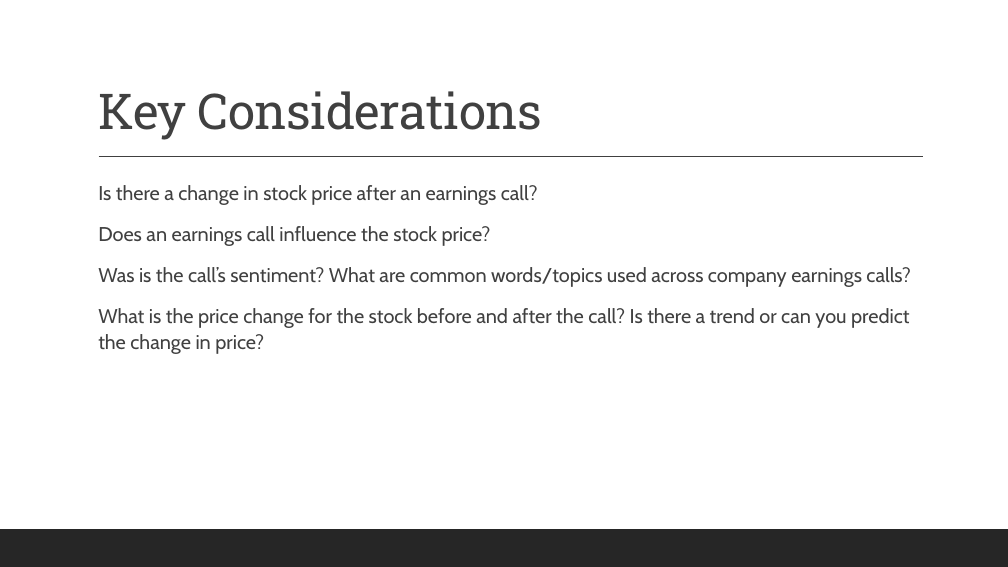
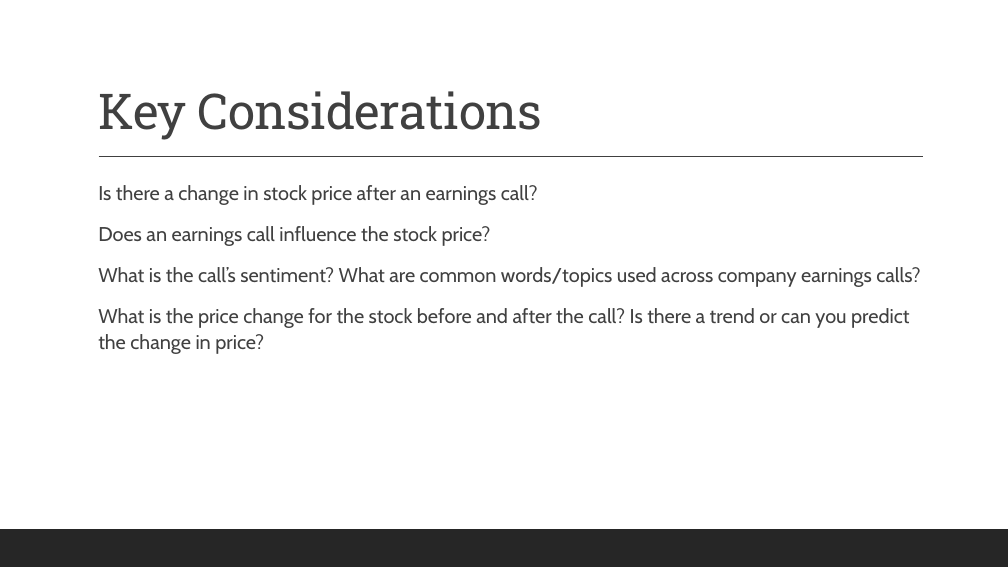
Before and after one commit to cdubiel08/Earnings-Calls-NLP, a slide deck: slide 3 of PowerPoint/Group_09_FinalProject_PP_draftcdkf.pptx. Drawn at 1008x567 pixels with LibreOffice and Linux fonts; fonts in the diff are those of the drawing. Boxes give left, top, right and bottom in pixels: in the first picture for what was removed or moved away, otherwise in the second. Text is boxed around its words. In the diff, an @@ line names an element or a change of style, - is before the commit and + after.

Commit message:
changes to powerpoint

```diff
--- a/PowerPoint/Group_09_FinalProject_PP_draftcdkf.pptx
+++ b/PowerPoint/Group_09_FinalProject_PP_draftcdkf.pptx
@@ text at <box>98,267,920,287</box>: text changed @@
-  Was is the call’s sentiment? What are common words/topics used across company earnings calls?
+  What is the call’s sentiment? What are common words/topics used across company earnings calls?
```
